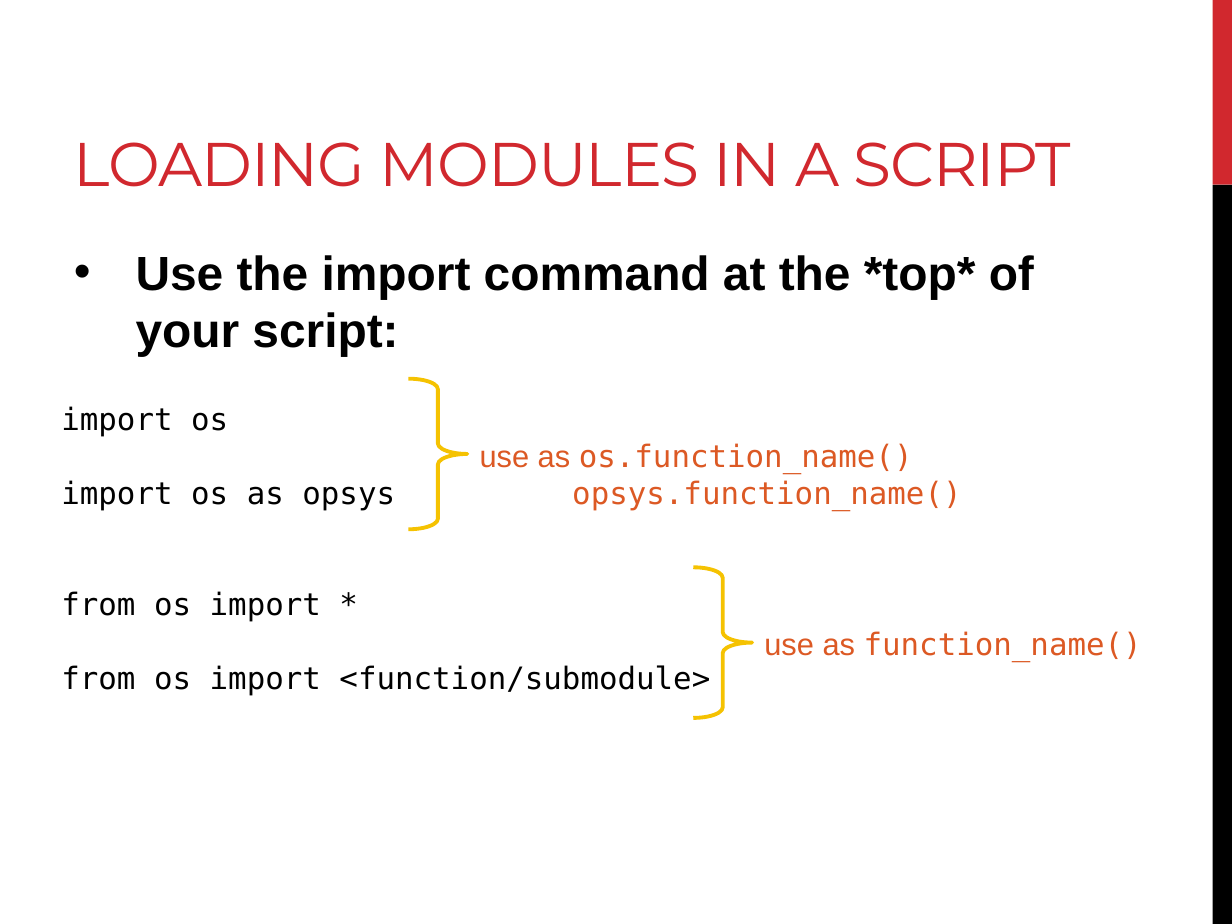
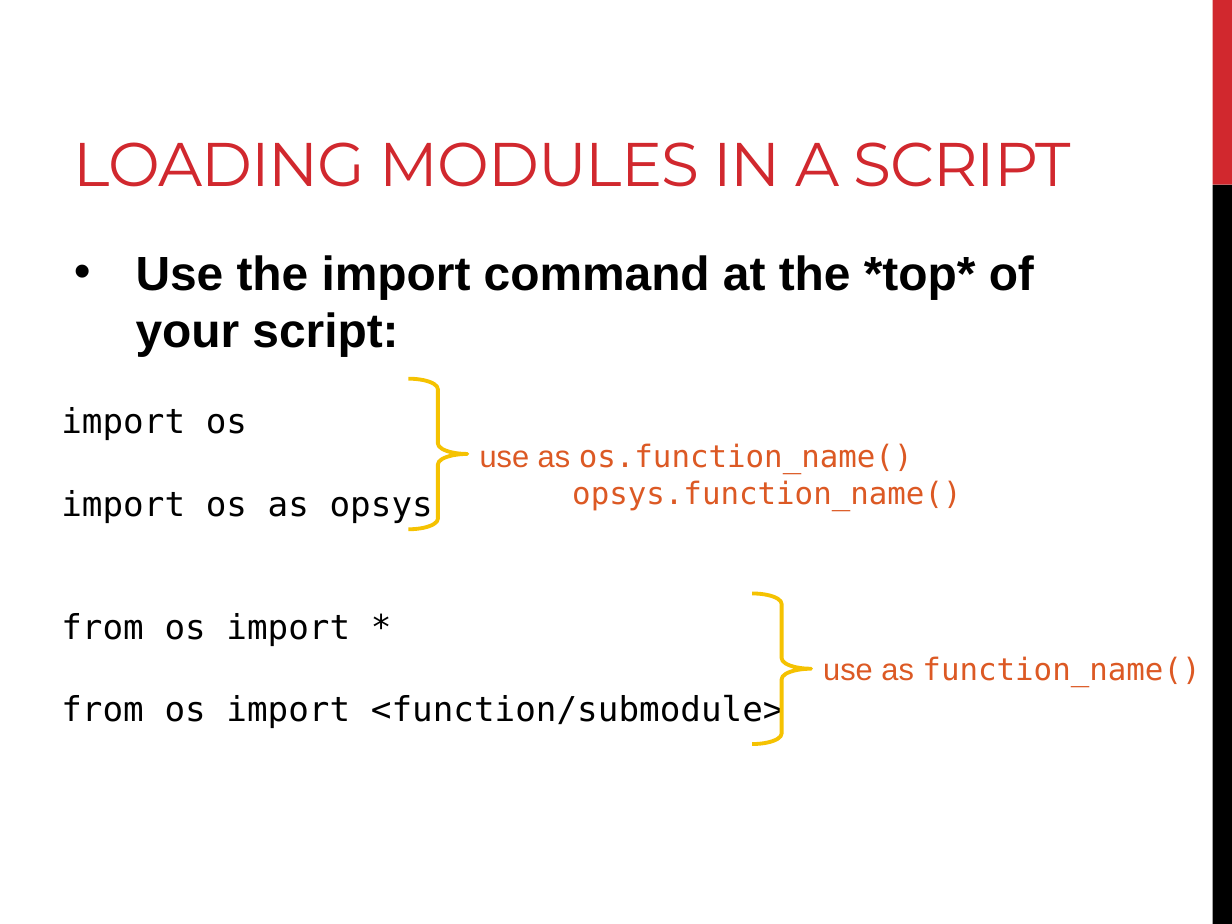
Before and after one commit to BjornFJohansson/ccbb_bigdata2015_python, a slide deck: slide 5 of slides/day4_slides.pptx (slide 4 before the commit). Drawn at 1232x924 pixels with LibreOffice and Linux fonts; fonts in the diff are those of the drawing. Boxes give left, top, right and bottom in pixels: in the first picture for what was removed or moved away, otherwise in the second. Text is boxed around its words. In the diff, an @@ line names an element or a change of style, - is before the commit and + after.

```diff
--- a/slides/day4_slides.pptx
+++ b/slides/day4_slides.pptx
@@ text "import os" at (61, 407, 784, 729): size 18 to 20 pt @@
@@ right brace: place and size @@
-right brace at (694, 567, 753, 717)
+right brace at (753, 594, 812, 744)
@@ text "use as function_name()": place and size @@
-text "use as function_name()" at (764, 631, 1142, 662)
+text "use as function_name()" at (823, 656, 1200, 687)
```
Also in this commit, not shown: 18 other slides changed, 10 slides added, 5 slides removed, 3 other files.
